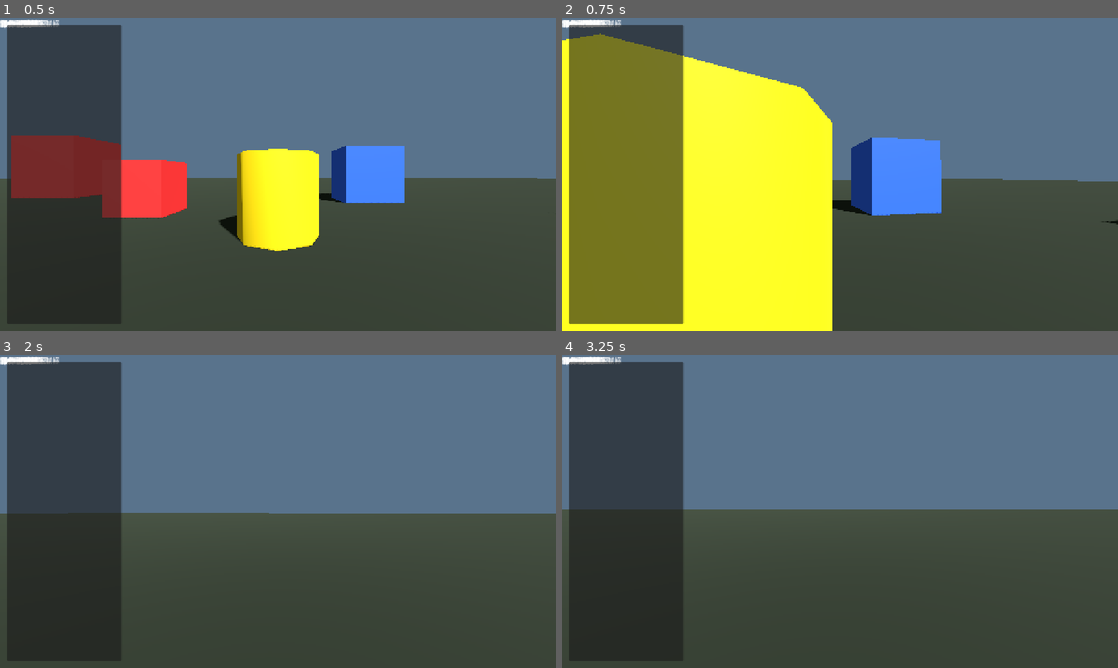
Above: before the commit, frames 1-4 (two rows, left to right).
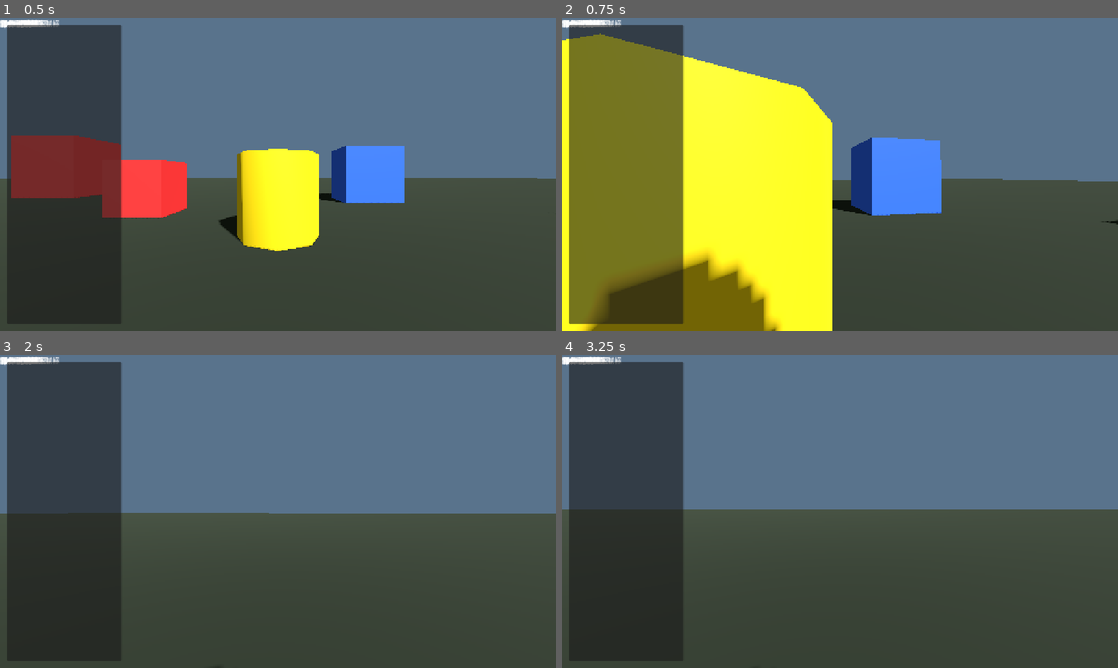
Above: after the commit, the same moments.

Repository: gaoyingxie/godot-3d-demo
Game: Godot game, scene res://scenes/main.tscn
Same seed, same stepped clock (60 frames per second), same inputs: the game is played once before the commit and once after it.
Inputs (mouse positions are in pixels of both pictures, inside the frame that each line leads up to):
- Up to frame 1 (0.5 s): no input
- Up to frame 2 (0.75 s): tap Enter at 0.5 s; move the mouse to (867, 174) at 0.52 s; hold W (move_forward) from 0.53 s (still down); hold Shift (sprint) from 0.53 s (still down); click (867, 174) at 0.67 s
- Up to frame 3 (2 s): keep holding W (move_forward); tap Space (jump) at 0.77, 1.52 s; move the mouse to (250, 511) at 1.27 s; release Shift (sprint) at 1.28 s; tap Shift (sprint) at 1.35 s
- Up to frame 4 (3.25 s): keep holding W (move_forward); tap Space (jump) at 2, 3.02 s; move the mouse to (851, 505) at 2.02 s; hold Shift (sprint) 2.03-2.78 s; tap Enter at 2.75 s; move the mouse to (834, 517) at 2.77 s; tap Shift (sprint) at 2.85 s; click (834, 517) at 2.92 s

Frame 1 is identical in both runs. In frame 2, 5.9% of the frame differs, in the area x 3-40%, y 74-100%; in frame 3, less than 0.1%; in frame 4, less than 0.1%.

Commit message:
fix: 版本改为4.6 + 添加可见角色胶囊体

Diff:
--- a/project.godot
+++ b/project.godot
@@ -12,7 +12,7 @@
 
 config/name="3D Movement Demo"
 run/main_scene="res://scenes/main.tscn"
-config/features=PackedStringArray("4.2", "Forward Plus")
+config/features=PackedStringArray("4.6", "Forward Plus")
 config/icon="res://icon.svg"
 
 [display]
--- a/scenes/main.tscn
+++ b/scenes/main.tscn
@@ -33,6 +33,14 @@
 [sub_resource type="CapsuleShape3D" id="CapsuleShape3D_1"]
 radius = 0.5
 height = 1.8
+
+[sub_resource type="CapsuleMesh" id="CapsuleMesh_1"]
+
+[sub_resource type="StandardMaterial3D" id="StandardMaterial3D_player"]
+albedo_color = Color(0.6, 0.8, 1.0, 1.0)
+metallic = 0.3
+roughness = 0.4
+
 
 [node name="Main" type="Node3D"]
 
@@ -103,6 +111,11 @@
 transform = Transform3D(1, 0, 0, 0, 1, 0, 0, 0, 1, 0, 0.9, 0)
 shape = SubResource("CapsuleShape3D_1")
 
+[node name="CharacterMesh" type="MeshInstance3D" parent="Player"]
+transform = Transform3D(1, 0, 0, 0, 1, 0, 0, 0, 1, 0, 0.9, 0)
+mesh = SubResource("CapsuleMesh_1")
+material_override = SubResource("StandardMaterial3D_player")
+
 [node name="CamPivot" type="Node3D" parent="Player"]
 transform = Transform3D(1, 0, 0, 0, 1, 0, 0, 0, 1, 0, 1.5, 0)
 
Not shown: 1 places in scenes/main.tscn that only renumber resources
